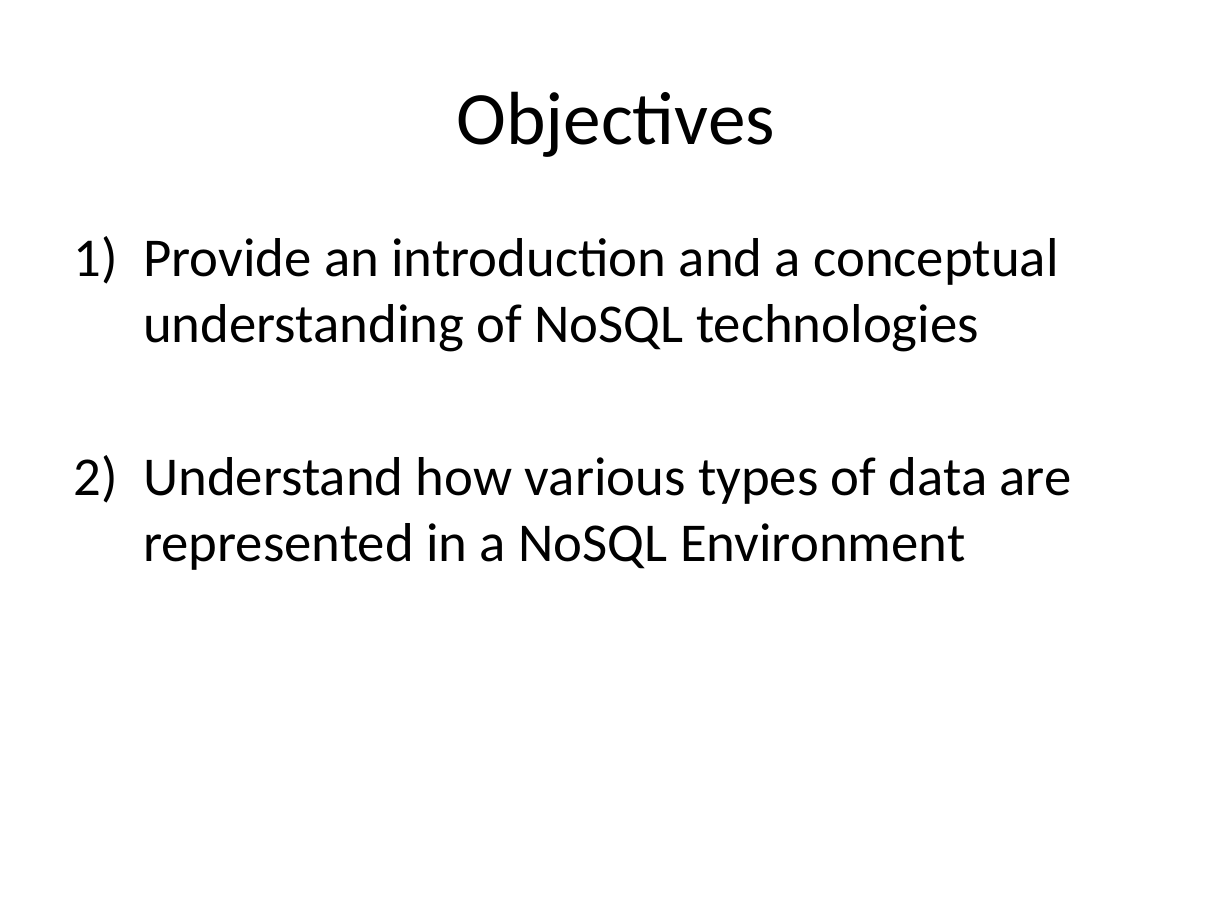
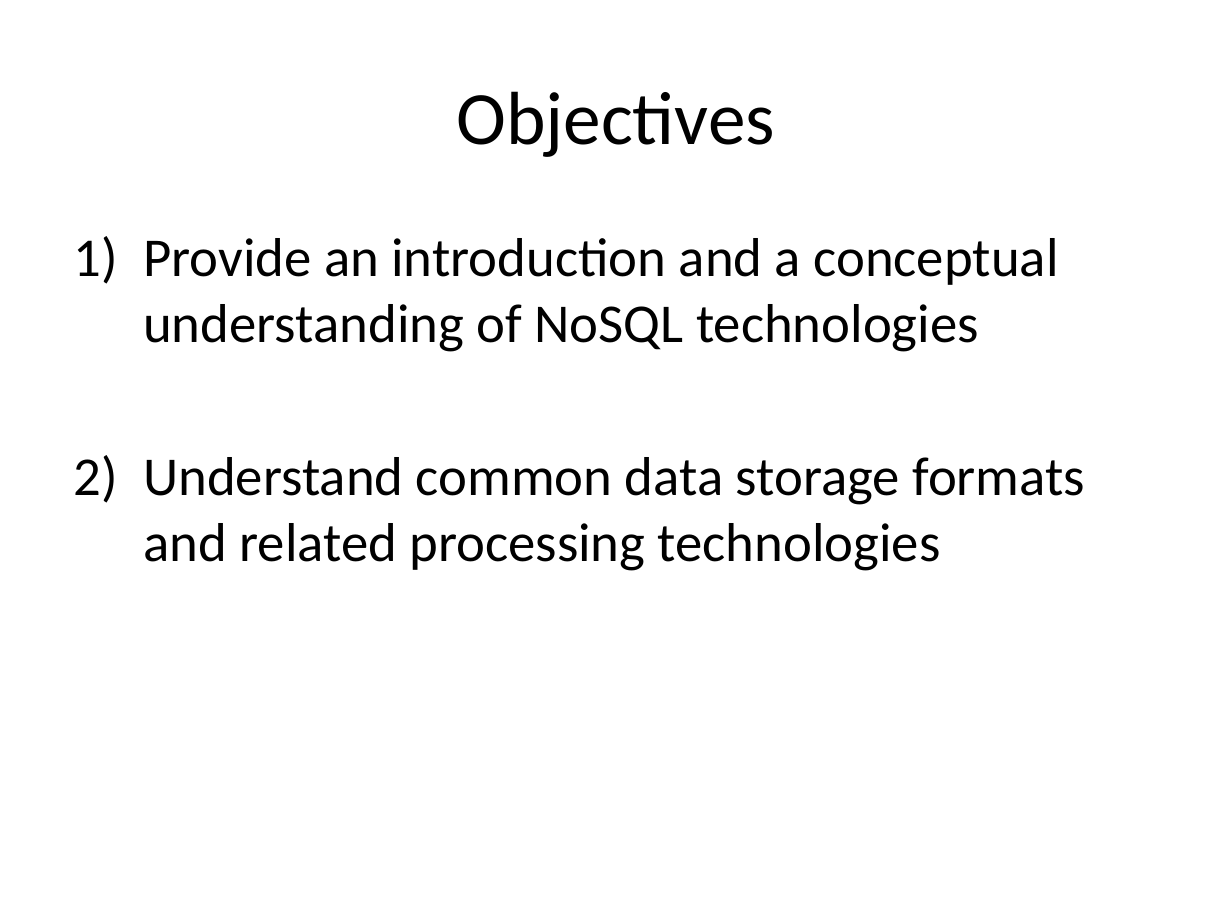
Before and after one commit to UUDeCART/NoSQL, a slide deck: slide 2 of NoSQL.pptx. Drawn at 1232x924 pixels with LibreOffice and Linux fonts; fonts in the diff are those of the drawing. Boxes give left, top, right and bottom in pixels: in the first picture for what was removed or moved away, otherwise in the second. Text is boxed around its words. In the diff, an @@ line names an element or a change of style, - is before the commit and + after.

```diff
--- a/NoSQL.pptx
+++ b/NoSQL.pptx
@@ text at (x1=143, y1=457, x2=1085, y2=571): text changed @@
-2) Understand how various types of data are represented in a NoSQL Environment
+2) Understand common data storage formats and related processing technologies
```
Also in this commit, not shown: 9 other slides changed, 1 slide added.
